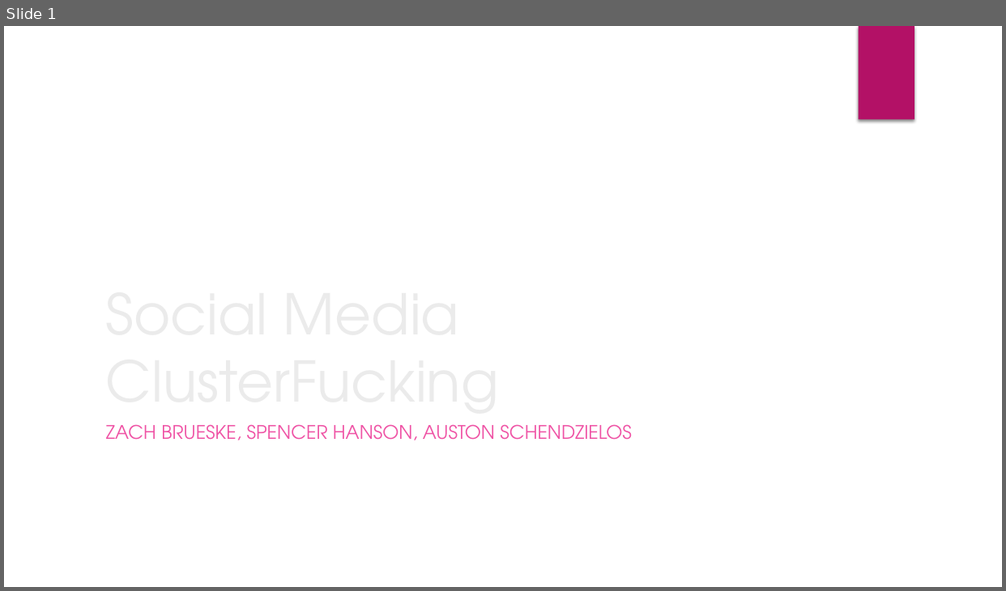
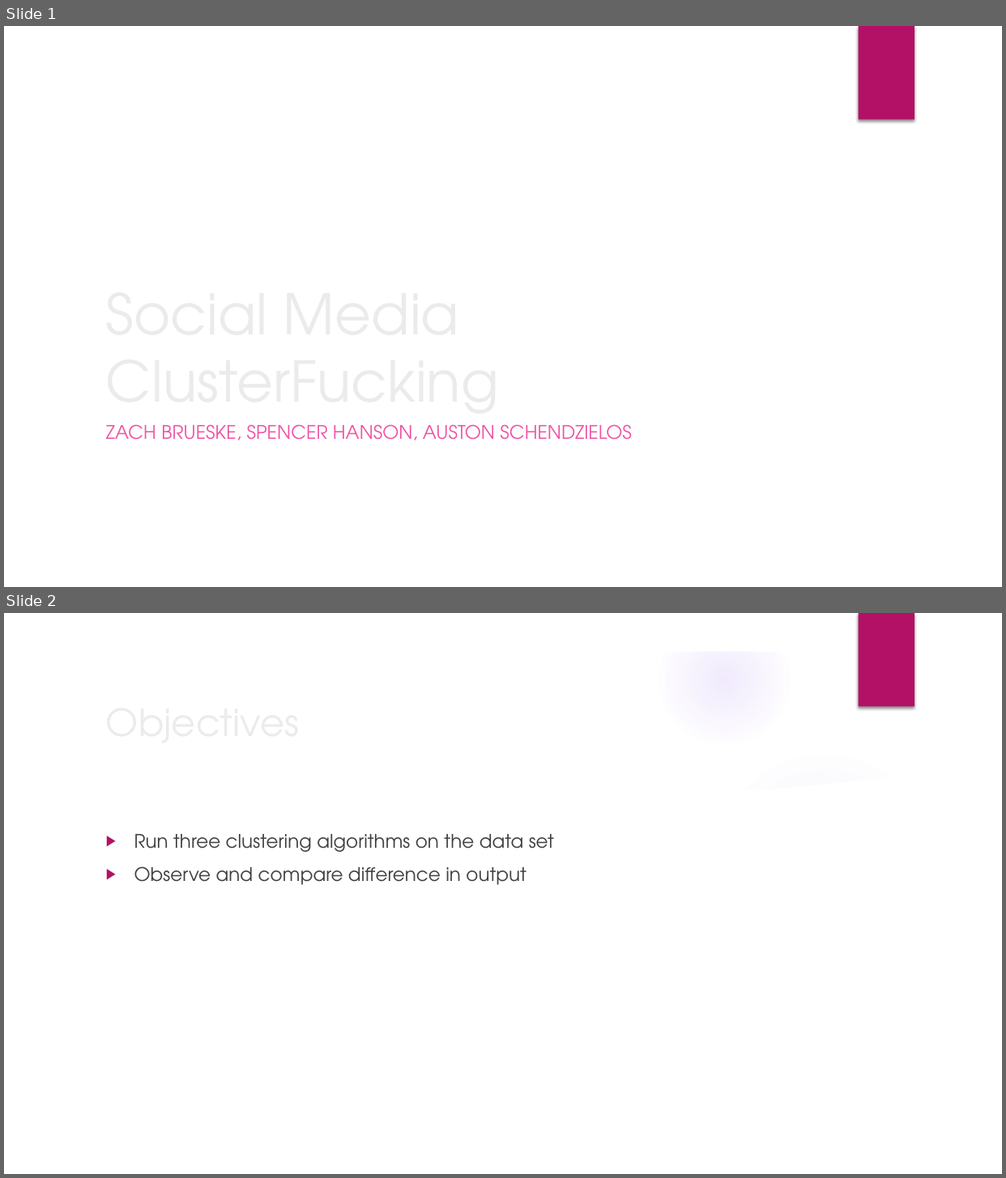
Before and after one commit to Austhyma/DataMining_Project, a slide deck: FinalPresentation.pptx. Shown one above the other, each under a label of ours: slide 1 before the commit, slides 1 and 2 after it. The pictures are 1006x591 and 1006x1178 pixels, drawn with LibreOffice and Linux fonts; fonts in the diff are those of the drawing; background and template pictures are left out. Boxes give left, top, right and bottom in pixels: in the first picture for what was removed or moved away, otherwise in the second. Text is boxed around its words. In the diff, an @@ line names an element or a change of style, - is before the commit and + after.

```diff
--- a/FinalPresentation.pptx
+++ b/FinalPresentation.pptx
@@ slide 2 added at (x1=4, y1=613, x2=1002, y2=1174), background picture (left out); not listed: 1 template element that a slide beside it also shows @@
@@ group added at (x1=4, y1=613, x2=1002, y2=1174): 5 ellipses, 3 freeform shapes @@
@@ title added at (x1=98, y1=692, x2=816, y2=750), 36 pt, text #EBEBEB @@
+Objectives
@@ text added at (x1=134, y1=834, x2=554, y2=885), 18 pt, text #404040 @@
+▶ Run three clustering algorithms on the data set
+▶ Observe and compare difference in output
```
Also in this commit, not shown: 1 slide changed, 3 other slides added, 2 slides removed, 11 other files.
